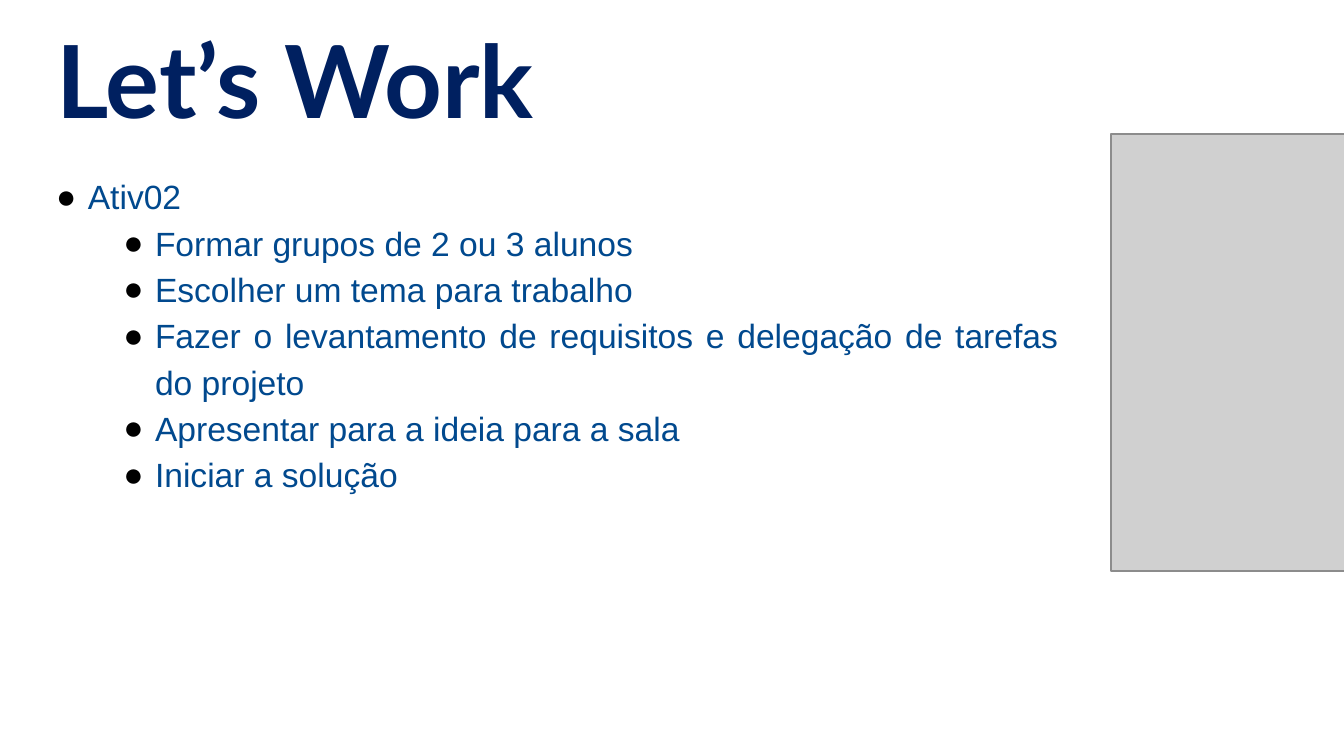
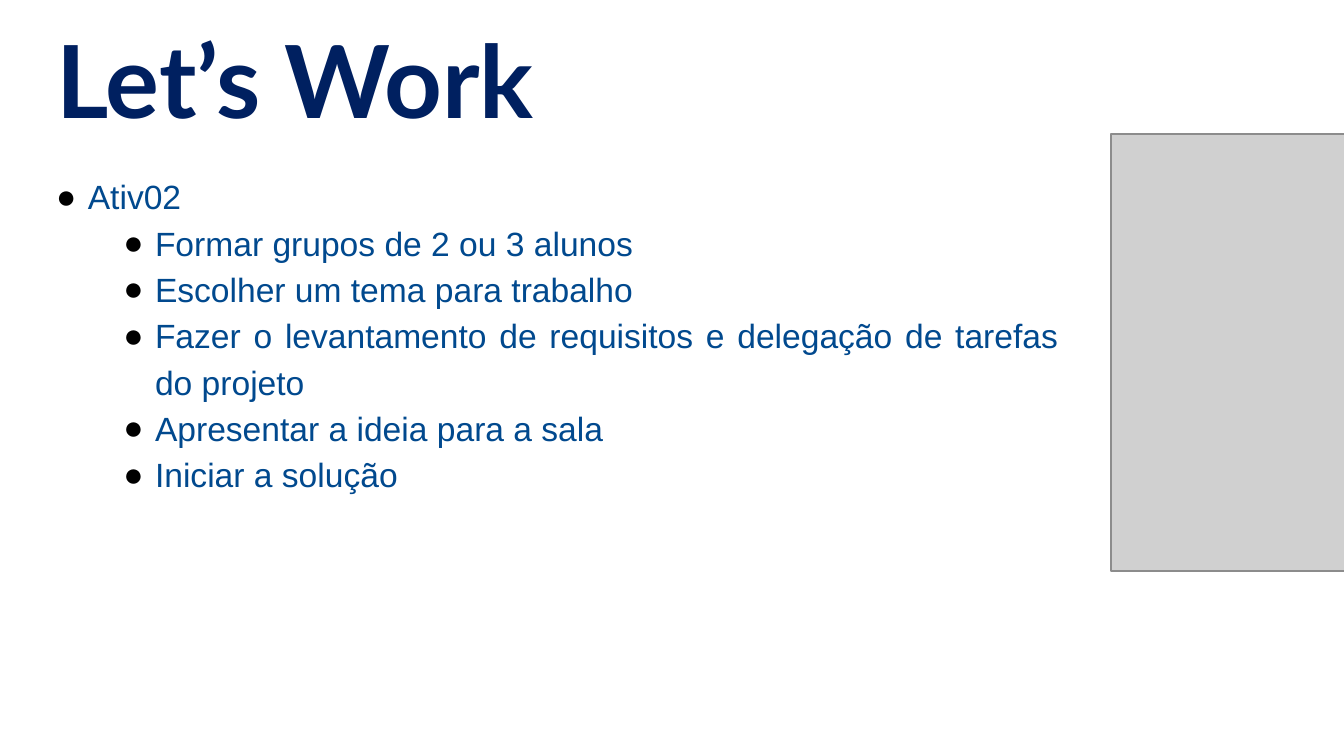
Before and after one commit to NaturalCoder/PY2, a slide deck: slide 8 of aula14/Aula14.pptx. Drawn at 1344x756 pixels with LibreOffice and Linux fonts; fonts in the diff are those of the drawing; grey boxes stand for pictures. Boxes give left, top, right and bottom in pixels: in the first picture for what was removed or moved away, otherwise in the second. Text is boxed around its words. In the diff, an @@ line names an element or a change of style, - is before the commit and + after.

```diff
--- a/aula14/Aula14.pptx
+++ b/aula14/Aula14.pptx
@@ text at <box>155,416,603,447</box>: text changed @@
-  ● Apresentar para a ideia para a sala
+  ● Apresentar a ideia para a sala
```
Also in this commit, not shown: 4 other files.
